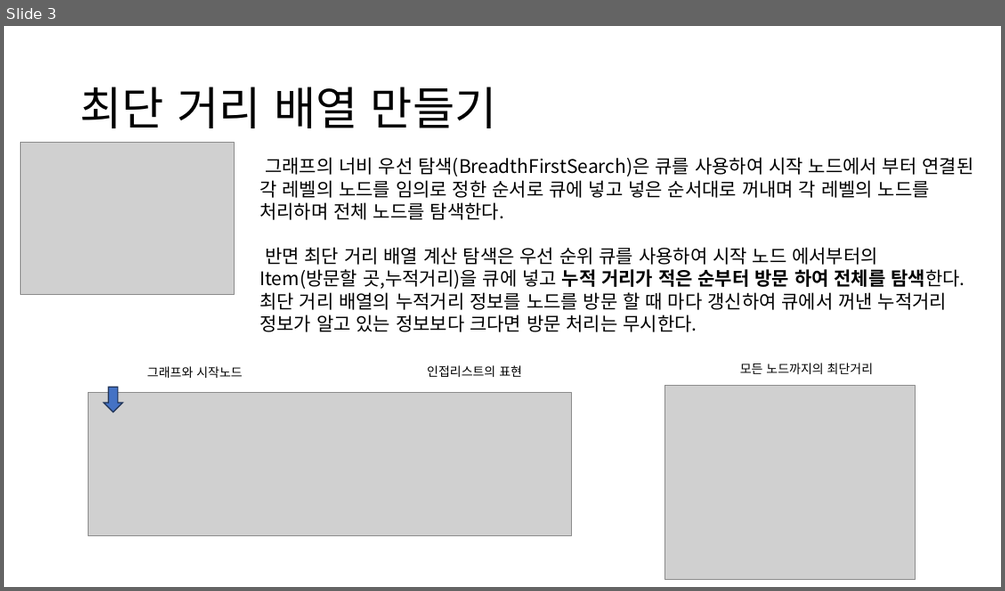
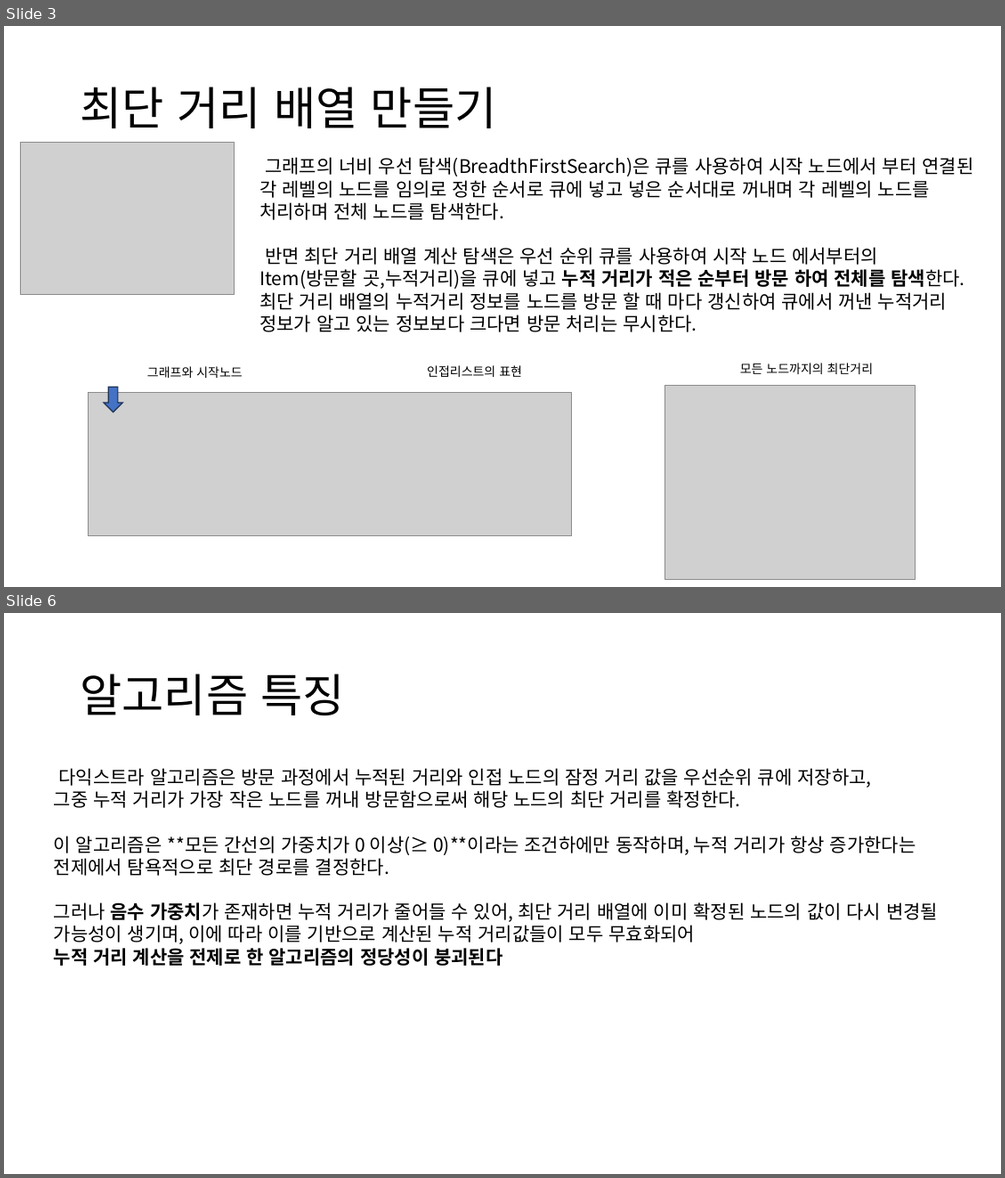
Before and after one commit to ldw9981/DataStructureAndAlgorithm, a slide deck: Documents/8 그래프 II - 다익스트라.pptx. Shown one above the other, each under a label of ours: slide 3 before the commit, slides 3 and 6 after it; the slides between them are not shown. The pictures are 1005x591 and 1005x1178 pixels, drawn with LibreOffice and Linux fonts; fonts in the diff are those of the drawing; grey boxes stand for pictures. Boxes give left, top, right and bottom in pixels: in the first picture for what was removed or moved away, otherwise in the second. Text is boxed around its words. In the diff, an @@ line names an element or a change of style, - is before the commit and + after.

```diff
--- a/Documents/8 그래프 II - 다익스트라.pptx
+++ b/Documents/8 그래프 II - 다익스트라.pptx
@@ slide 6 added at (x1=4, y1=613, x2=1001, y2=1174), background #FFFFFF @@
@@ title added at (x1=80, y1=674, x2=345, y2=715), 44 pt, text #000000 @@
+알고리즘 특징
@@ text added at (x1=54, y1=768, x2=938, y2=965), 18 pt, text #000000 @@
+다익스트라 알고리즘은 방문 과정에서 누적된 거리와 인접 노드의 잠정 거리 값을 우선순위 큐에 저장하고,
+그중 누적 거리가 가장 작은 노드를 꺼내 방문함으로써 해당 노드의 최단 거리를 확정한다.
+이 알고리즘은 **모든 간선의 가중치가 0 이상(≥ 0)**이라는 조건하에만 동작하며, 누적 거리가 항상 증가한다는 전제에서 탐욕적으로 최단 경로를 결정한다.
+그러나 음수 가중치가 존재하면 누적 거리가 줄어들 수 있어, 최단 거리 배열에 이미 확정된 노드의 값이 다시 변경될 가능성이 생기며, 이에 따라 이를 기반으로 계산된 누적 거리값들이 모두 무효화되어
+누적 거리 계산을 전제로 한 알고리즘의 정당성이 붕괴된다
```
Also in this commit, not shown: 2 slides changed, 1 other slide added.
